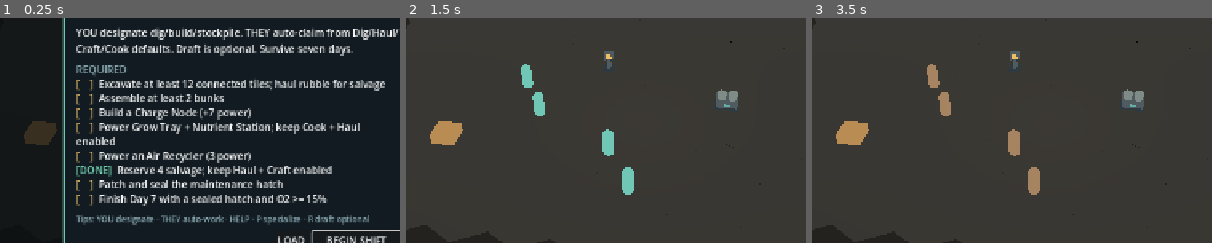
Above: before the commit, frames 1-3 (left to right).
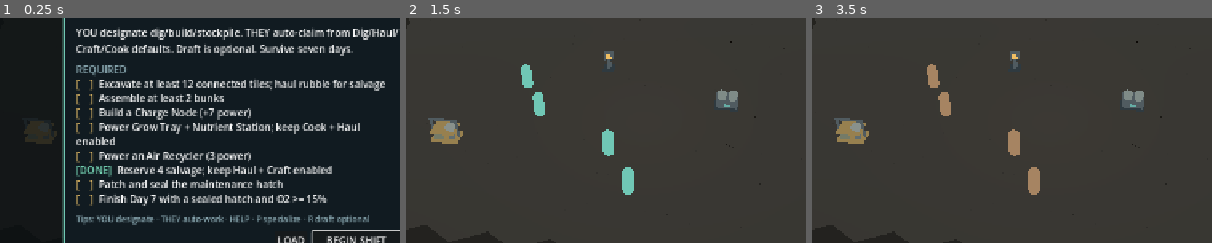
Above: after the commit, the same moments.

Repository: rccoleman19/VaultTycoon
Game: Godot game, scene res://scenes/main.tscn
Same seed, same stepped clock (60 frames per second), same inputs: the game is played once before the commit and once after it.
Inputs:
- Up to frame 1 (0.25 s): no input
- Up to frame 2 (1.5 s): click "BEGIN SHIFT" at 0.5 s; click "1x" at 1.25 s
- Up to frame 3 (3.5 s): click "2x" at 2 s; click "3x" at 2.75 s
The pictures show only the part of the screen within x 20-70%, y 26-76%; the shares and areas given below are measured in that part.

The runs differ from the first frame. In frame 1, 0.2% of the frame differs, in the area x 6-15%, y 45-57%; in frame 2, 0.9%, in the area x 5-88%, y 43-57%; in frame 3, 0.9%.

Commit message:
feat: salvage, grow, air, rec, and med fixture props.

Diff:
--- a/scripts/map_view_3d.gd
+++ b/scripts/map_view_3d.gd
@@ -544,17 +544,57 @@
 			_fixture_box(root, "GuardLeft", Vector3(0.5, 4.4, 2.2), Vector3(-1.75, 8.1, 0.2), steel)
 			_fixture_box(root, "GuardRight", Vector3(0.5, 4.4, 2.2), Vector3(1.75, 8.1, 0.2), steel)
 			_fixture_box(root, "GuardCap", Vector3(4.0, 0.5, 2.2), Vector3(0, 10.05, 0.2), steel)
-		_:
-			# Deferred kinds retain their legacy primitive, lifted to rest on the floor.
-			if kind == VaultBuilding.Kind.AIR_RECYCLER:
-				var cyl := CylinderMesh.new()
-				cyl.top_radius = 4.0
-				cyl.bottom_radius = 4.0
-				cyl.height = 5.0
-				cyl.radial_segments = 10
-				_fixture_part(root, "Legacy", cyl, Vector3(0, 2.5, 0), _building_color_for_kind(kind))
-			else:
-				_fixture_box(root, "Legacy", Vector3(10.0, 4.5, 10.0), Vector3(0, 2.25, 0), _building_color_for_kind(kind))
+		VaultBuilding.Kind.STOCKPILE:
+			# Fixed decorative cargo: open rack and shelf gaps lead the silhouette.
+			_fixture_box(root, "BaseShelf", Vector3(12.0, 0.7, 8.0), Vector3(0, 0.35, 0), Color("97804f"))
+			_fixture_box(root, "PostLeft", Vector3(0.8, 10.0, 0.9), Vector3(-5.6, 5.0, 0), steel)
+			_fixture_box(root, "PostRight", Vector3(0.8, 10.0, 0.9), Vector3(5.6, 5.0, 0), steel)
+			_fixture_box(root, "MiddleShelf", Vector3(10.4, 0.6, 8.0), Vector3(0, 5.0, 0), Color("97804f"))
+			_fixture_box(root, "TopCrossbar", Vector3(12.0, 0.7, 0.8), Vector3(0, 9.65, 0), steel)
+			_fixture_box(root, "CrateLower", Vector3(3.6, 2.4, 4.0), Vector3(-2.7, 1.9, 0.5), Color("747b68"))
+			_fixture_box(root, "CrateUpper", Vector3(3.4, 2.2, 3.6), Vector3(2.8, 6.4, 0.4), Color("89918c"))
+			var drum := CylinderMesh.new()
+			drum.top_radius = 1.4
+			drum.bottom_radius = 1.4
+			drum.height = 2.8
+			drum.radial_segments = 12
+			_fixture_part(root, "CargoDrum", drum, Vector3(2.7, 2.1, 0.5), Color("626e70"))
+		VaultBuilding.Kind.GROW_TRAY:
+			_fixture_box(root, "Plinth", Vector3(8.8, 1.8, 6.8), Vector3(0, 0.9, 0), dark_steel)
+			_fixture_box(root, "Trough", Vector3(11.0, 2.4, 9.0), Vector3(0, 3.0, 0), Color("89938d"))
+			_fixture_box(root, "Soil", Vector3(8.8, 0.25, 7.2), Vector3(-0.5, 4.12, 0), Color("51483a"))
+			_fixture_box(root, "CropLeft", Vector3(2.0, 1.4, 5.2), Vector3(-3.5, 4.9, 0), Color("638153"))
+			_fixture_box(root, "CropMiddle", Vector3(2.0, 1.8, 5.0), Vector3(-0.7, 5.1, 0), Color("78955c"))
+			_fixture_box(root, "CropRight", Vector3(2.0, 1.3, 5.2), Vector3(2.1, 4.85, 0), Color("58794e"))
+			_fixture_box(root, "EndReservoir", Vector3(1.4, 3.0, 8.0), Vector3(4.7, 3.3, 0), Color("657f83"))
+		VaultBuilding.Kind.AIR_RECYCLER:
+			_fixture_box(root, "Skid", Vector3(10.0, 0.8, 9.0), Vector3(0, 0.4, 0), dark_steel)
+			var filter := CylinderMesh.new()
+			filter.top_radius = 2.5
+			filter.bottom_radius = 2.5
+			filter.height = 8.0
+			filter.radial_segments = 12
+			_fixture_part(root, "Filter", filter, Vector3(-2.0, 4.8, -0.7), Color("8a9c99"))
+			_fixture_box(root, "FilterCap", Vector3(5.8, 1.0, 5.8), Vector3(-2.0, 9.3, -0.7), steel)
+			_fixture_box(root, "Blower", Vector3(3.6, 4.2, 6.0), Vector3(3.0, 2.9, 0.8), Color("697b80"))
+			_fixture_box(root, "Duct", Vector3(3.0, 1.8, 2.4), Vector3(1.2, 5.5, -0.7), steel)
+			_fixture_box(root, "Intake", Vector3(2.8, 2.8, 0.2), Vector3(3.0, 3.0, 3.9), dark_steel)
+		VaultBuilding.Kind.RECREATION_CONSOLE:
+			_fixture_box(root, "Foot", Vector3(8.0, 0.8, 6.4), Vector3(0, 0.4, 0), dark_steel)
+			_fixture_box(root, "Pedestal", Vector3(5.8, 4.0, 4.8), Vector3(0, 2.8, -0.5), steel)
+			_fixture_box(root, "ControlDeck", Vector3(10.0, 0.8, 8.0), Vector3(0, 5.2, 0), Color("89938d"))
+			_fixture_box(root, "ScreenHousing", Vector3(8.0, 3.4, 0.8), Vector3(0, 7.3, -2.8), dark_steel)
+			# The inset face looks toward +Z; muted albedo only, no emission.
+			_fixture_box(root, "ScreenFace", Vector3(6.8, 2.4, 0.12), Vector3(0, 7.3, -2.34), Color("54768d"))
+			_fixture_box(root, "ControlStrip", Vector3(6.8, 0.15, 1.0), Vector3(0, 5.675, 2.0), Color("505e68"))
+		VaultBuilding.Kind.MEDICAL_BED:
+			_fixture_box(root, "Pedestal", Vector3(4.8, 2.6, 8.0), Vector3(0, 1.3, 0), steel)
+			_fixture_box(root, "Deck", Vector3(8.6, 0.8, 14.0), Vector3(0, 3.0, 0), Color("a4b5b5"))
+			_fixture_box(root, "Mattress", Vector3(7.2, 1.0, 12.6), Vector3(0, 3.9, 0), Color("dce5e1"))
+			_fixture_box(root, "Pillow", Vector3(5.4, 0.6, 2.4), Vector3(0, 4.7, -4.7), Color("eef0e7"))
+			_fixture_box(root, "RailLeft", Vector3(0.55, 1.8, 6.0), Vector3(-4.05, 4.3, 0.8), Color("bbc9ca"))
+			_fixture_box(root, "RailRight", Vector3(0.55, 1.8, 6.0), Vector3(4.05, 4.3, 0.8), Color("bbc9ca"))
+			_fixture_box(root, "HeadEquipment", Vector3(3.2, 2.6, 1.6), Vector3(2.6, 4.7, -6.7), Color("8aabaa"))
 	return root
 
 
--- a/tests/test_fixture_props.gd
+++ b/tests/test_fixture_props.gd
@@ -3,6 +3,7 @@
 
 func _run() -> void:
 	_test_fixture_palettes()
+	_test_remaining_fixture_palettes()
 	await _test_assembly_cleanup()
 	print("Fixture props tests: %d assertions, %d failures" % [_assertion_count, _failure_count])
 	quit(1 if _failure_count else 0)
@@ -64,6 +65,82 @@
 	_dispose(game)
 
 
+func _test_remaining_fixture_palettes() -> void:
+	var game := _spawn_game()
+	var view := game.get_node("MapView3D") as MapView3D
+	for kind: int in [VaultBuilding.Kind.STOCKPILE, VaultBuilding.Kind.GROW_TRAY, VaultBuilding.Kind.AIR_RECYCLER, VaultBuilding.Kind.RECREATION_CONSOLE, VaultBuilding.Kind.MEDICAL_BED]:
+		var unfinished := _add_completed_building(game, kind, Vector2i(18, 12))
+		var neighbor := _add_completed_building(game, kind, Vector2i(19, 12))
+		unfinished.complete = false
+		unfinished.delivered = 0
+		unfinished.construction_left = unfinished.get_build_time()
+		unfinished.powered = false
+		neighbor.powered = true
+		view.sync_actors([], game.buildings, false)
+		var assembly: Node3D = view._building_proxies[unfinished.building_id]
+		var other: Node3D = view._building_proxies[neighbor.building_id]
+		var label := "kind %d" % kind
+		_assert_true(assembly.get_child_count() >= 4 and assembly.get_child_count() <= 8, "%s uses four to eight primitive parts" % label)
+		_assert_false(assembly.has_node("Legacy"), "%s replaces legacy mesh" % label)
+		for part: MeshInstance3D in assembly.get_children():
+			var other_part := other.get_node(NodePath(part.name)) as MeshInstance3D
+			_assert_true(part.material_override != other_part.material_override, "%s owns independent materials" % label)
+			_assert_false(bool(part.get_meta("powered_emitter")), "%s has no emitters" % label)
+		_assert_palette(assembly, false, false, "%s unfinished" % label)
+		_assert_palette(other, true, true, "%s powered neighbor" % label)
+		for iteration in 5:
+			view.sync_actors([], game.buildings, false)
+		_assert_palette(assembly, false, false, "%s repeated unfinished sync" % label)
+		unfinished.complete = true
+		var consumer := unfinished.is_power_consumer()
+		view.sync_actors([], game.buildings, false)
+		_assert_palette(assembly, true, not consumer, "%s completed without power" % label)
+		for iteration in 5:
+			view.sync_actors([], game.buildings, false)
+		_assert_palette(assembly, true, not consumer, "%s repeated unpowered sync" % label)
+		_assert_palette(other, true, true, "%s neighbor remains original" % label)
+		unfinished.powered = true
+		view.sync_actors([], game.buildings, false)
+		_assert_palette(assembly, true, true, "%s completion and power restore palette" % label)
+		if consumer:
+			neighbor.manually_disabled = true
+			view.sync_actors([], game.buildings, false)
+			_assert_palette(other, true, false, "%s manual disable overrides stale powered flag" % label)
+			_assert_palette(assembly, true, true, "%s manual disable stays independent" % label)
+			neighbor.manually_disabled = false
+			view.sync_actors([], game.buildings, false)
+			_assert_palette(other, true, true, "%s enable restores palette" % label)
+		_assert_remaining_design(assembly, kind)
+	_dispose(game)
+
+
+func _assert_remaining_design(assembly: Node3D, kind: int) -> void:
+	match kind:
+		VaultBuilding.Kind.STOCKPILE:
+			var shelf := assembly.get_node("MiddleShelf") as MeshInstance3D
+			var lower := assembly.get_node("CrateLower") as MeshInstance3D
+			var upper := assembly.get_node("CrateUpper") as MeshInstance3D
+			_assert_true(lower.position.y + (lower.mesh as BoxMesh).size.y / 2.0 < shelf.position.y - (shelf.mesh as BoxMesh).size.y / 2.0, "rack has visible gap above lower cargo")
+			_assert_true(upper.position.y + (upper.mesh as BoxMesh).size.y / 2.0 < 9.3, "rack has visible gap above upper cargo")
+		VaultBuilding.Kind.GROW_TRAY:
+			_assert_true(assembly.has_node("Soil") and assembly.has_node("EndReservoir"), "grow trough has inset soil and end reservoir")
+		VaultBuilding.Kind.AIR_RECYCLER:
+			var vessels := 0
+			for part: MeshInstance3D in assembly.get_children():
+				if part.mesh is CylinderMesh:
+					vessels += 1
+			_assert_equal(vessels, 1, "air recycler has one vessel, distinct from paired Charge drums")
+			_assert_true(assembly.get_node("Filter").position.x < 0 and assembly.get_node("Blower").position.x > 0, "air recycler has asymmetric filter and blower")
+		VaultBuilding.Kind.RECREATION_CONSOLE:
+			var screen := assembly.get_node("ScreenFace") as MeshInstance3D
+			var housing := assembly.get_node("ScreenHousing") as MeshInstance3D
+			_assert_true(screen.position.z > housing.position.z + (housing.mesh as BoxMesh).size.z / 2.0, "console screen faces +Z")
+			_assert_approximately((screen.material_override as StandardMaterial3D).emission_energy_multiplier, 0.0, 0.0001, "console screen is non-emissive")
+		VaultBuilding.Kind.MEDICAL_BED:
+			_assert_true(assembly.has_node("RailLeft") and assembly.has_node("RailRight") and assembly.has_node("HeadEquipment"), "clinical couch has rails and head equipment")
+			_assert_false(assembly.has_node("Headboard"), "clinical couch does not copy Bunk headboard")
+
+
 func _assert_palette(assembly: Node3D, complete: bool, active: bool, label: String) -> void:
 	_assert_approximately(assembly.position.y, MapView3D.FLOOR_HEIGHT, 0.0001, "%s root stays on floor" % label)
 	for part: MeshInstance3D in assembly.get_children():
@@ -85,18 +162,19 @@
 func _test_assembly_cleanup() -> void:
 	var game := _spawn_game()
 	var view := game.get_node("MapView3D") as MapView3D
-	var lamp := _add_completed_building(game, VaultBuilding.Kind.LAMP, Vector2i(18, 12))
-	view.sync_actors([], game.buildings, false)
-	var assembly: Node3D = view._building_proxies[lamp.building_id]
-	var parts := assembly.get_children()
-	var child_count := view.fixture_root.get_child_count()
-	game.buildings.erase(lamp)
-	view.sync_actors([], game.buildings, false)
-	_assert_false(view._building_proxies.has(lamp.building_id), "teardown erases assembly id")
-	_assert_equal(view.fixture_root.get_child_count(), child_count - 1, "teardown removes whole assembly from FixtureRoot")
-	_assert_true(assembly.is_queued_for_deletion(), "teardown queues assembly for deletion")
-	await process_frame
-	_assert_false(is_instance_valid(assembly), "assembly is freed")
-	for part: Node in parts:
-		_assert_false(is_instance_valid(part), "all assembly parts are freed")
+	for kind: int in [VaultBuilding.Kind.LAMP, VaultBuilding.Kind.STOCKPILE, VaultBuilding.Kind.GROW_TRAY, VaultBuilding.Kind.AIR_RECYCLER, VaultBuilding.Kind.RECREATION_CONSOLE, VaultBuilding.Kind.MEDICAL_BED]:
+		var building := _add_completed_building(game, kind, Vector2i(18, 12))
+		view.sync_actors([], game.buildings, false)
+		var assembly: Node3D = view._building_proxies[building.building_id]
+		var parts := assembly.get_children()
+		var child_count := view.fixture_root.get_child_count()
+		game.buildings.erase(building)
+		view.sync_actors([], game.buildings, false)
+		_assert_false(view._building_proxies.has(building.building_id), "teardown erases assembly id")
+		_assert_equal(view.fixture_root.get_child_count(), child_count - 1, "teardown removes whole assembly from FixtureRoot")
+		_assert_true(assembly.is_queued_for_deletion(), "teardown queues assembly for deletion")
+		await process_frame
+		_assert_false(is_instance_valid(assembly), "assembly is freed")
+		for part: Node in parts:
+			_assert_false(is_instance_valid(part), "all assembly parts are freed")
 	_dispose(game)
